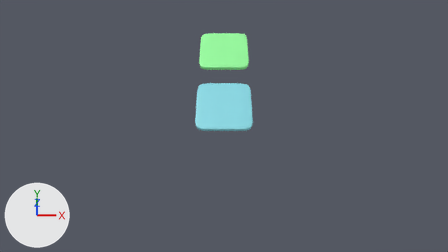
A saved change to the Blender file GameWorld.blend.
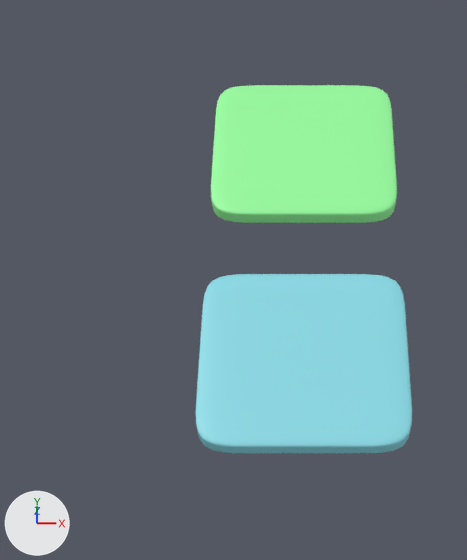
Each version appears first from the file's camera 'Camera', and next in a close-up on the part from 32% to 60% of the width and 4% to 63% of the height. The axes (+X, +Y, +Z) are drawn at lower left. The lights are the same throughout. The same objects are shown in both versions, whatever each file hides.

Names of what the first close-up shows: 'SolidBlackTile', 'SolidWhiteTile'.
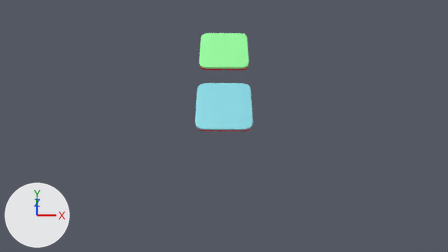
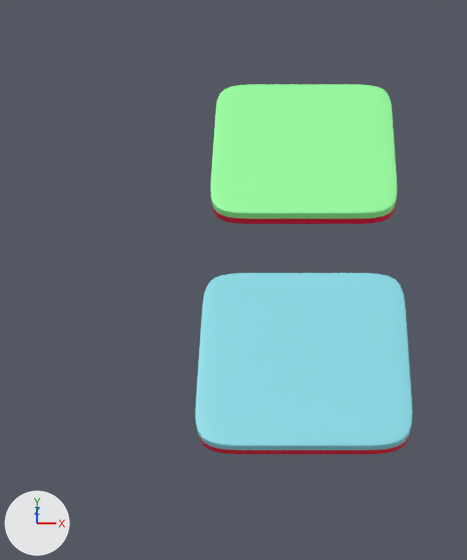
Where the newer file only moved an object's origin or applied its transform, the numbers keep the older frame.

Location of each change, (x1, y1, x2, y2) in pixels of the close-ups (467 x 560 px):
'SolidWhiteTile', reshaped: before (196, 274, 412, 453); after (195, 273, 412, 454)
'SolidBlackTile', reshaped: before (211, 85, 397, 223); after (211, 84, 397, 224)

Edits to the bpy script that builds the scene:
```text
Add mat_material_008:
    mat_material_008 = principled_material('Material.008')
    mat_material_008.base_color = (0.8, 0.0, 0.0385)  # red #e70037
Change me_cube:
    where me_cube.from_pydata(...)  # 8 vertices, 6 faces; spans x -1.0..1.0, y -1.0..1.0, z -1.0..1.0
    used by ob_solidwhitetile; location = (0.0, 0.0, 0.0); scale = (1.0, 1.0, 0.1)
    verts and faces of me_cube; kept vertices keep their numbers, new ones are numbered from 8
    before: 0 (1.0, 1.0, 1.0), 1 (1.0, 1.0, -1.0), 2 (1.0, -1.0, 1.0), 3 (1.0, -1.0, -1.0), 4 (-1.0, 1.0, 1.0)
    before: 5 (-1.0, 1.0, -1.0), 6 (-1.0, -1.0, 1.0), 7 (-1.0, -1.0, -1.0)
    me_cube part 1
    add delete_faces([(2, 6, 7, 3), (4, 5, 7, 6), (0, 2, 3, 1), (0, 1, 5, 4)])
    add for new, old in zip([*range(8, 12)], [0, 2, 4, 6]): verts[new] = verts[old] + (0.0, 0.0, -1.0)
    add faces += [(2, 6, 11, 9), (4, 10, 11, 6), (0, 2, 9, 8), (0, 8, 10, 4)]  # mat_material_002 (cyan #8adbe7)
    add faces += [(1, 5, 10, 8), (1, 8, 9, 3), (5, 7, 11, 10), (3, 9, 11, 7)]  # mat_material_008 (red #e70037)
    add me_cube.materials.append(mat_material_008)  # red #e70037
Change me_cube_006:
    where me_cube_006.from_pydata(...)  # 8 vertices, 6 faces; spans x -1.0..1.0, y -1.0..1.0, z -1.0..1.0
    used by ob_solidblacktile; location = (0.0, 2.8, 0.0); scale = (1.0, 1.0, 0.1)
    verts and faces of me_cube_006; kept vertices keep their numbers, new ones are numbered from 8
    before: 0 (1.0, 1.0, 1.0), 1 (1.0, 1.0, -1.0), 2 (1.0, -1.0, 1.0), 3 (1.0, -1.0, -1.0), 4 (-1.0, 1.0, 1.0)
    before: 5 (-1.0, 1.0, -1.0), 6 (-1.0, -1.0, 1.0), 7 (-1.0, -1.0, -1.0)
    me_cube_006 part 2
    add delete_faces([(2, 6, 7, 3), (4, 5, 7, 6), (0, 2, 3, 1), (0, 1, 5, 4)])
    add for new, old in zip([*range(8, 12)], [0, 2, 4, 6]): verts[new] = verts[old] + (0.0, 0.0, -1.0)
    add faces += [(2, 6, 11, 9), (4, 10, 11, 6), (0, 2, 9, 8), (0, 8, 10, 4)]  # mat_material_001 (green #98ff9f)
    add faces += [(1, 5, 10, 8), (1, 8, 9, 3), (5, 7, 11, 10), (3, 9, 11, 7)]  # mat_material_008 (red #e70037)
    add me_cube_006.materials.append(mat_material_008)  # red #e70037
```
